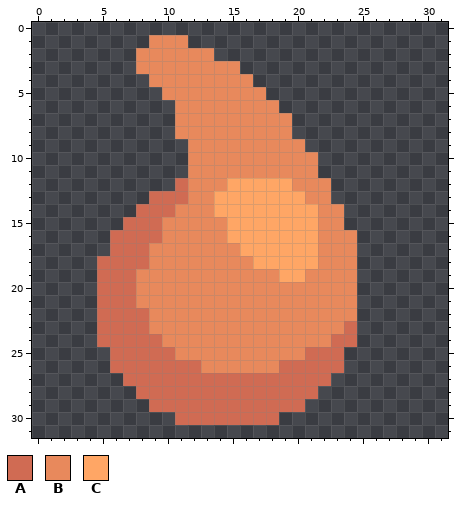
File history of a pixel-art sprite, sprites/liquids/slag-aluminum.png. The first picture shows the starting point.
The file is 32x32 pixels.
Palette (. is transparent): A #d06b53  B #e8895c  C #ffa665
Pixels before, first column x 5:
 1 ....BBB.............
 2 ...BBBBBB...........
 3 ...BBBBBBBB.........
 4 ....BBBBBBBB........
 5 .....BBBBBBBB.......
 6 ......BBBBBBBB......
 7 ......BBBBBBBBB.....
 8 ......BBBBBBBBB.....
 9 .......BBBBBBBBB....
10 .......BBBBBBBBBB...
11 .......BBBBBBBBBB...
12 ......ABBBCCCCCBBB..
13 ....AAABBCCCCCCCBB..
14 ...AAABBBCCCCCCCCBB.
15 ..AAABBBBBCCCCCCCBB.
16 .AAAABBBBBCCCCCCCBBB
17 .AAABBBBBBBCCCCCCBBB
18 AAAABBBBBBBBCCCCCBBB
19 AAABBBBBBBBBBBCCBBBB
20 AAABBBBBBBBBBBBBBBBB
21 AAABBBBBBBBBBBBBBBBB
22 AAAABBBBBBBBBBBBBBBB
23 AAAABBBBBBBBBBBBBBBA
24 AAAAABBBBBBBBBBBBBAA
25 .AAAAABBBBBBBBBBAAA.
26 .AAAAAAABBBBBBAAAAA.
27 ..AAAAAAAAAAAAAAAA..
28 ...AAAAAAAAAAAAAA...
29 ....AAAAAAAAAAAA....
30 ......AAAAAAAA......
And afterwards:
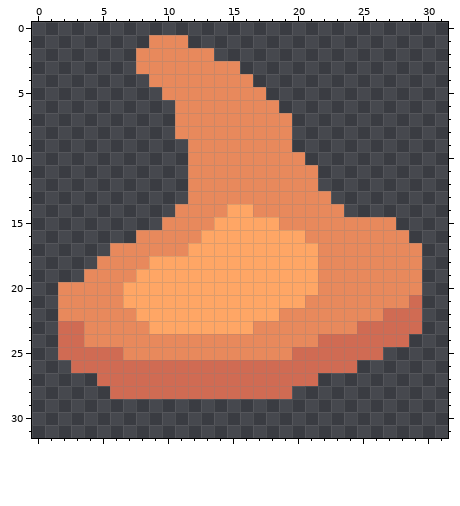
Difference:
Colour A is added in row 21 at x 29; in row 22 at x 27 to 29; in row 23 at x 2 to 3 and 25 to 29; in row 24 at x 2 to 3 and 25 to 28; in row 25 at x 2 to 5 and 24 to 26; in row 26 at x 3 to 5 and 24.
Colour A is added in row 27 at x 5 to 6; in row 28 at x 6 to 7.
Colour A replaces colour B in row 24 at x 22; in row 25 at x 20; in row 26 at x 13 to 18.
Colour B is added in row 15 at x 24 to 27; in row 16 at x 25 to 28; in rows 17 to 18 at x 25 to 29; in row 19 at x 4 and 25 to 29; in row 20 at x 2 to 4 and 25 to 29; in row 21 at x 2 to 4 and 25 to 28.
Colour B is added in row 22 at x 2 to 4 and 25 to 26; in rows 23 to 24 at x 4.
Colour B replaces colour A in row 16 at x 8 to 9; in row 17 at x 6 to 8; in row 18 at x 5 to 8; in row 19 at x 5 to 7; in rows 20 to 21 at x 5 to 6; in row 22 at x 5 to 7.
Colour B replaces colour A in row 23 at x 5 to 8 and 24; in row 24 at x 5 to 9; in row 25 at x 7 to 10.
Colour B replaces colour C in row 12 at x 15 to 19; in row 13 at x 14 to 20; in row 14 at x 14 and 17 to 21; in row 15 at x 19 to 21; in row 16 at x 21.
Colour C replaces colour A in rows 20 to 21 at x 7; in row 22 at x 8.
Colour C replaces colour B in row 15 at x 14; in row 16 at x 13 to 14; in row 17 at x 12 to 15; in row 18 at x 9 to 16; in row 19 at x 8 to 18 and 21; in row 20 at x 8 to 21.
Colour C replaces colour B in row 21 at x 8 to 20; in row 22 at x 9 to 18; in row 23 at x 9 to 16.
Colour A is removed in row 12 at x 11; in row 13 at x 9 to 11; in row 14 at x 8 to 10; in row 15 at x 7 to 9; in row 16 at x 6 to 7; in row 27 at x 22.
Colour A is removed in row 28 at x 20 to 21; in row 29 at x 9 to 20; in row 30 at x 11 to 18.
Colour B is removed in row 9 at x 20; in row 10 at x 21; in row 12 at x 22.
